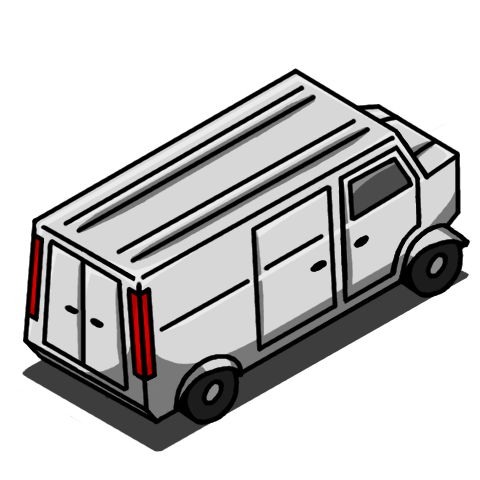
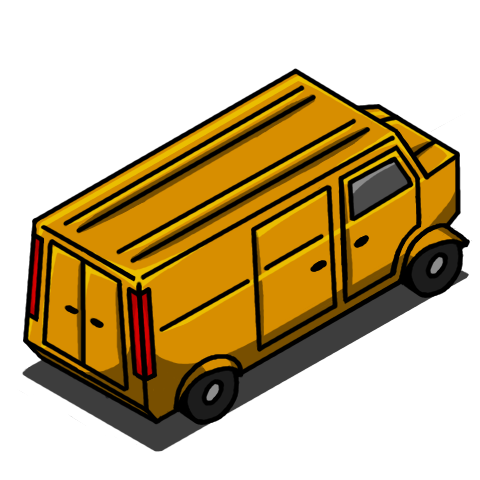
Before/after of a (480, 480) layered artwork. What changed in the layer stack:
added layer "Color #1" (multiply) in group "Base #1" over [27, 73, 463, 419]
